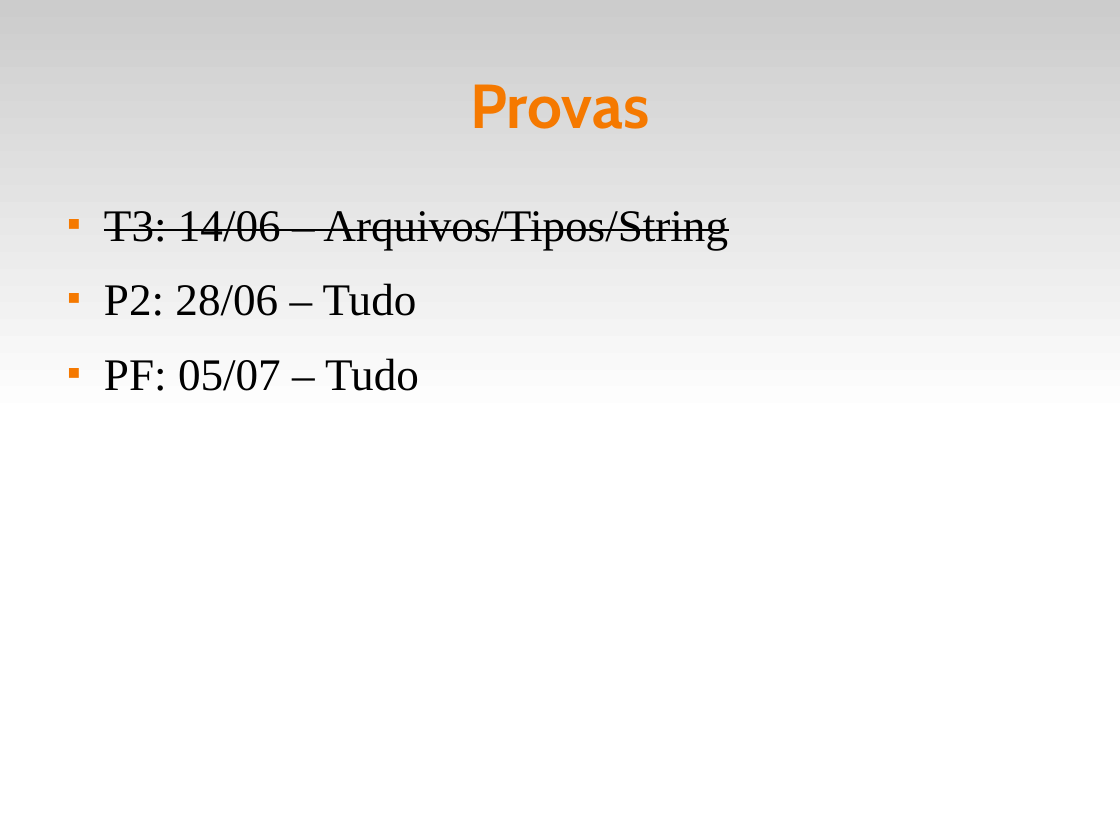
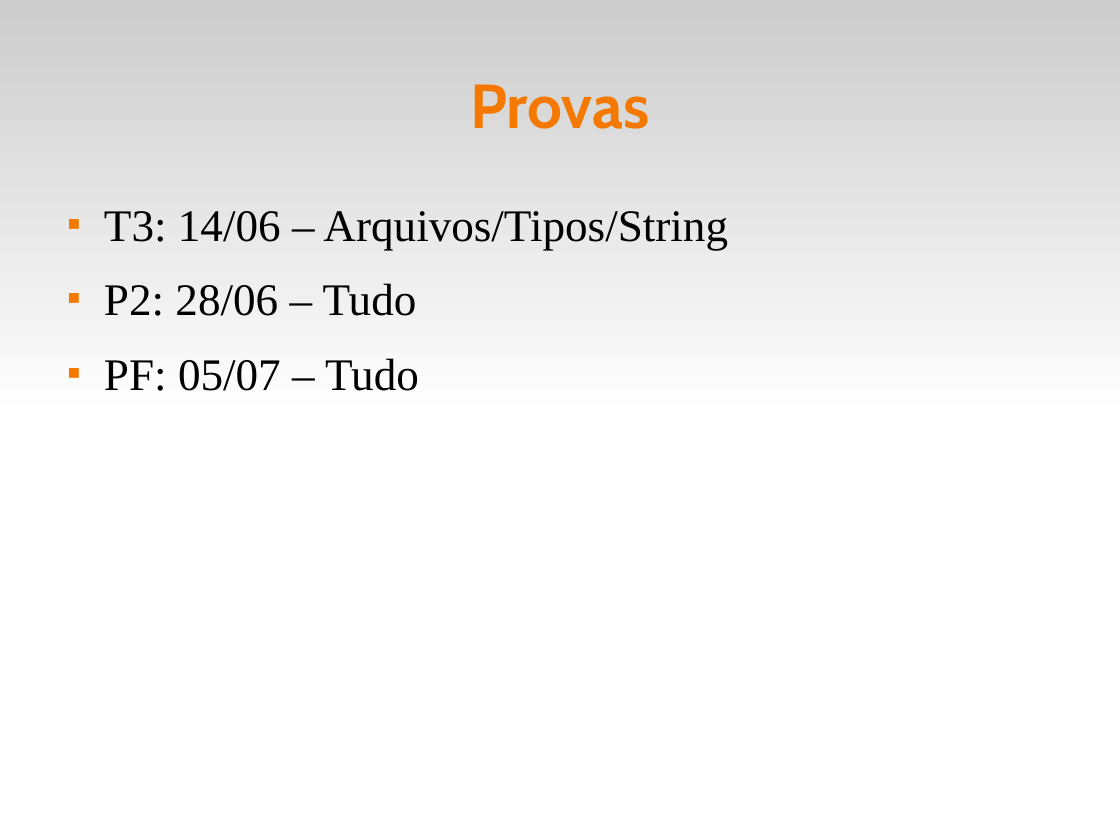
Before and after one commit to fsantanna-uerj/LP1, a slide deck: slide 2 of Slides/lp1-09-listas.odp. Drawn at 1120x840 pixels with LibreOffice and Linux fonts; fonts in the diff are those of the drawing. Boxes give left, top, right and bottom in pixels: in the first picture for what was removed or moved away, otherwise in the second. Text is boxed around its words. In the diff, an @@ line names an element or a change of style, - is before the commit and + after.

```diff
--- a/Slides/lp1-09-listas.odp
+++ b/Slides/lp1-09-listas.odp
@@ text at [104, 211, 728, 250]: strikethrough off in "T3: 14/06 – Arquivos/Tipos/String" @@
```
Also in this commit, not shown: 1 other file.
